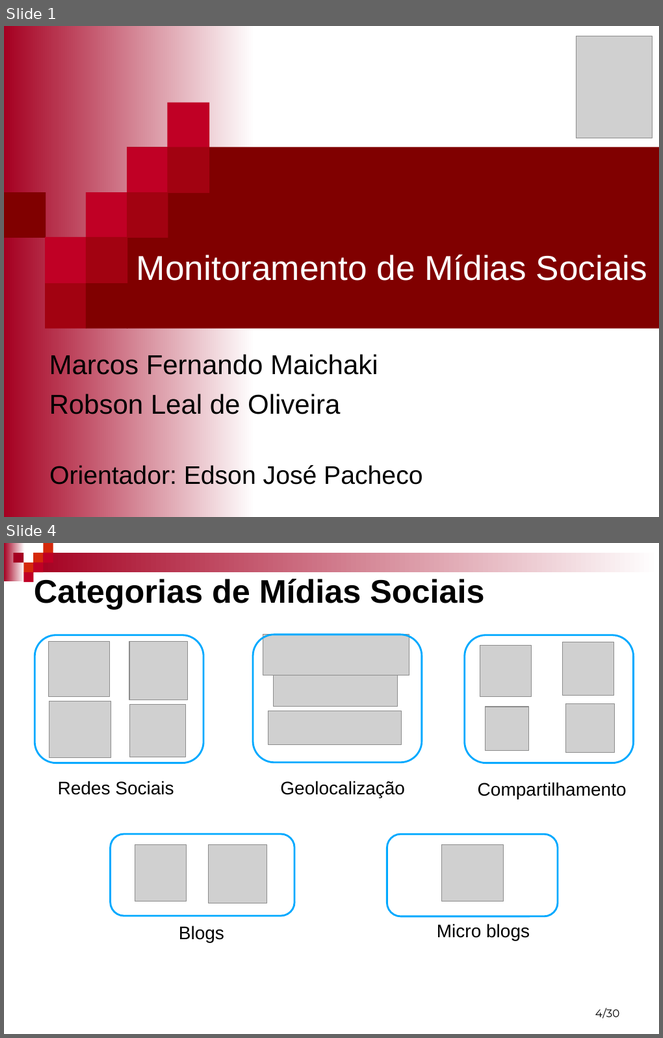
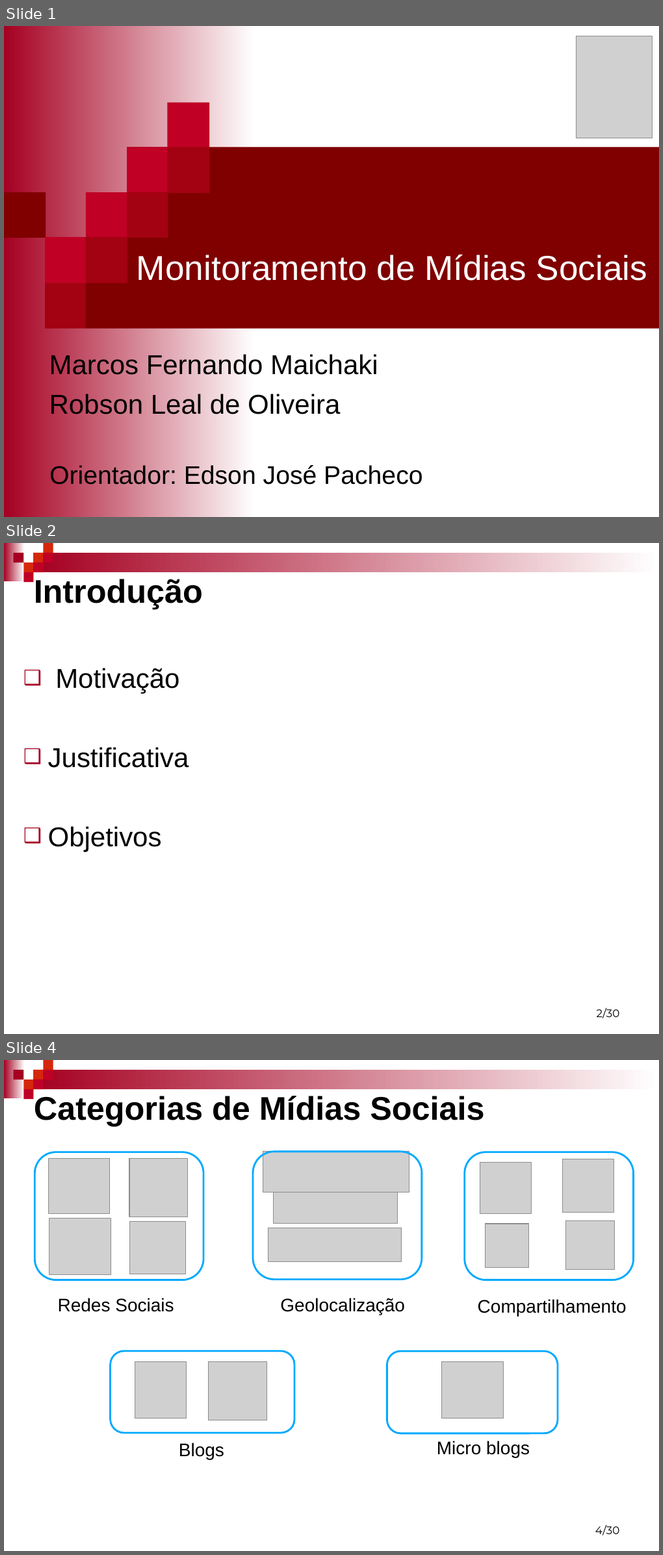
Before and after one commit to mfernado/my-project-socialmonitor, a slide deck: Artigo/Monitoramento de mídias Sociais - Marcos e Robson.ppt. Shown one above the other, each under a label of ours: slides 1 and 4 before the commit, slides 1, 2 and 4 after it; the slides between them are not shown. The pictures are 663x1038 and 663x1555 pixels, drawn with LibreOffice and Linux fonts; fonts in the diff are those of the drawing; grey boxes stand for pictures; background and template pictures are left out. Boxes give left, top, right and bottom in pixels: in the first picture for what was removed or moved away, otherwise in the second. Text is boxed around its words. In the diff, an @@ line names an element or a change of style, - is before the commit and + after.

```diff
--- a/Artigo/Monitoramento de mídias Sociais - Marcos e Robson.ppt
+++ b/Artigo/Monitoramento de mídias Sociais - Marcos e Robson.ppt
@@ slide 2 added at (4, 543, 659, 1034), background #FFFFFF; not listed: 9 template elements that a slide beside it also shows @@
@@ title added at (34, 579, 203, 609), 36 pt, text #000000, bold @@
+Introdução
@@ text added at (48, 668, 189, 852), 30 pt, text #000000 @@
+❑ Motivação
+❑ Justificativa
+❑ Objetivos
@@ page number added at (597, 1008, 620, 1019), 12 pt, text #000000 @@
+2/30
```
Also in this commit, not shown: 5 slides changed, 11 other slides added, 1 slide removed, 30 other files.
